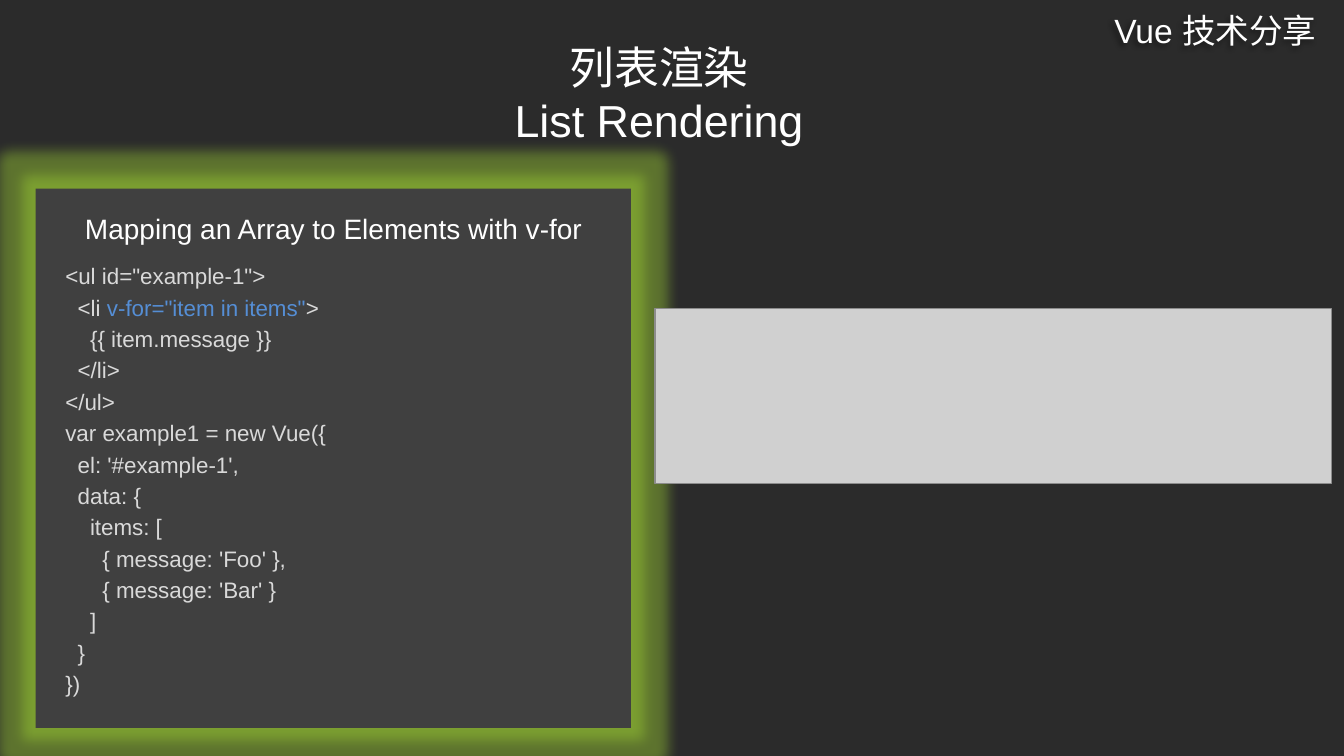
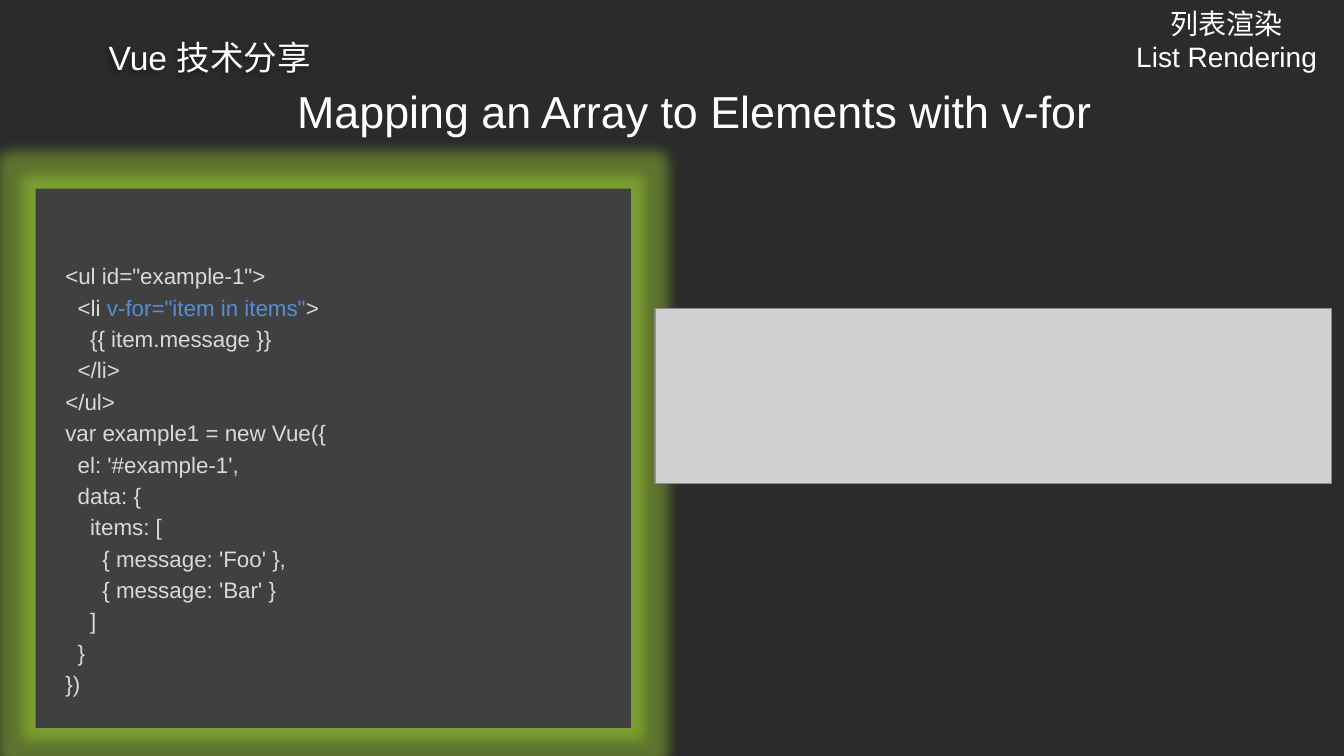
Before and after one commit to ldjdd/traing-library, a slide deck: slide 38 of vue/演示文稿.pptx. Drawn at 1344x756 pixels with LibreOffice and Linux fonts; fonts in the diff are those of the drawing; grey boxes stand for pictures; background and template pictures are left out; a plain dark background stands for a picture behind light text. Boxes give left, top, right and bottom in pixels: in the first picture for what was removed or moved away, otherwise in the second. Text is boxed around its words. In the diff, an @@ line names an element or a change of style, - is before the commit and + after.

Commit message:
update ppt

```diff
--- a/vue/演示文稿.pptx
+++ b/vue/演示文稿.pptx
@@ text added at (1136,10,1317,72), 20 pt, text #FFFFFF @@
+列表渲染
+List Rendering
@@ text "Vue 技术分享": place and size @@
-text "Vue 技术分享" at (1114,14,1316,46)
+text "Vue 技术分享" at (109,41,310,73)
@@ title at (297,95,1091,137): text changed @@
-列表渲染
-List Rendering
+Mapping an Array to Elements with v-for
@@ text removed at (85,218,582,244) @@
-Mapping an Array to Elements with v-for
```
Also in this commit, not shown: 41 other slides changed, 3 slides added.
